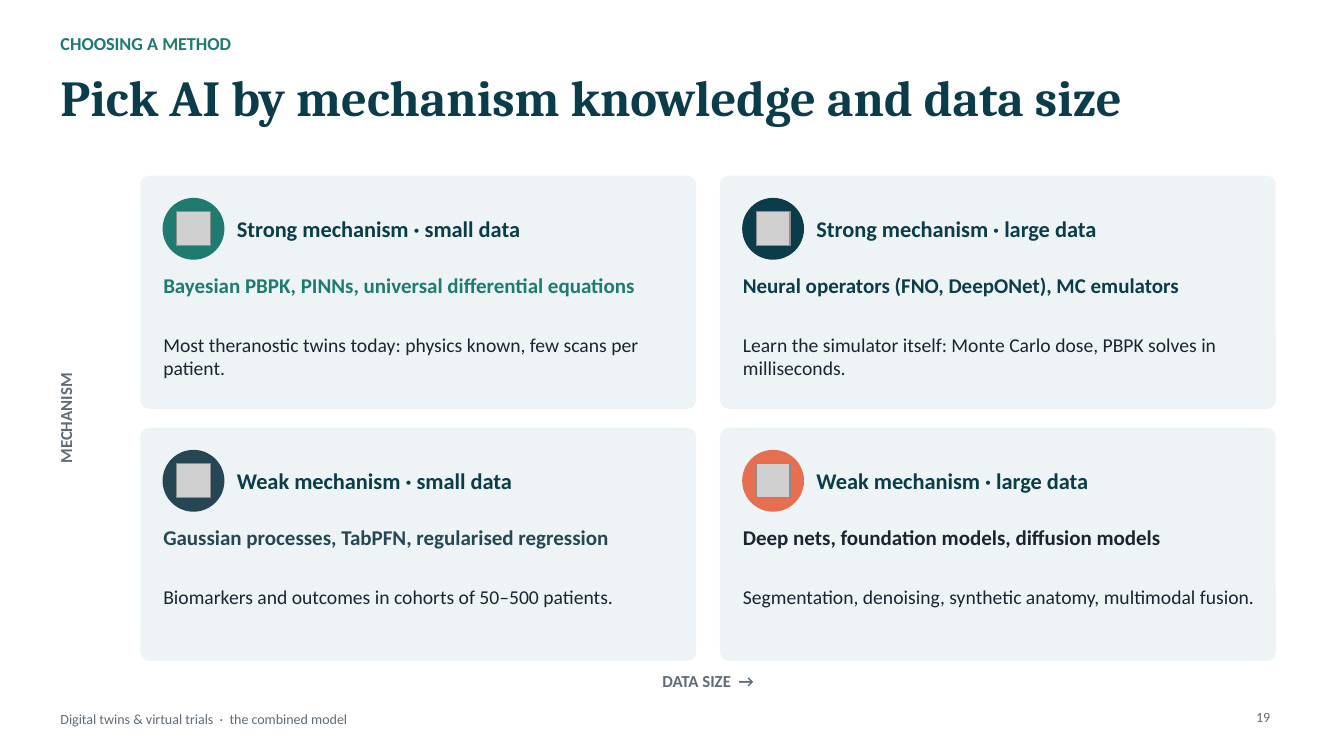
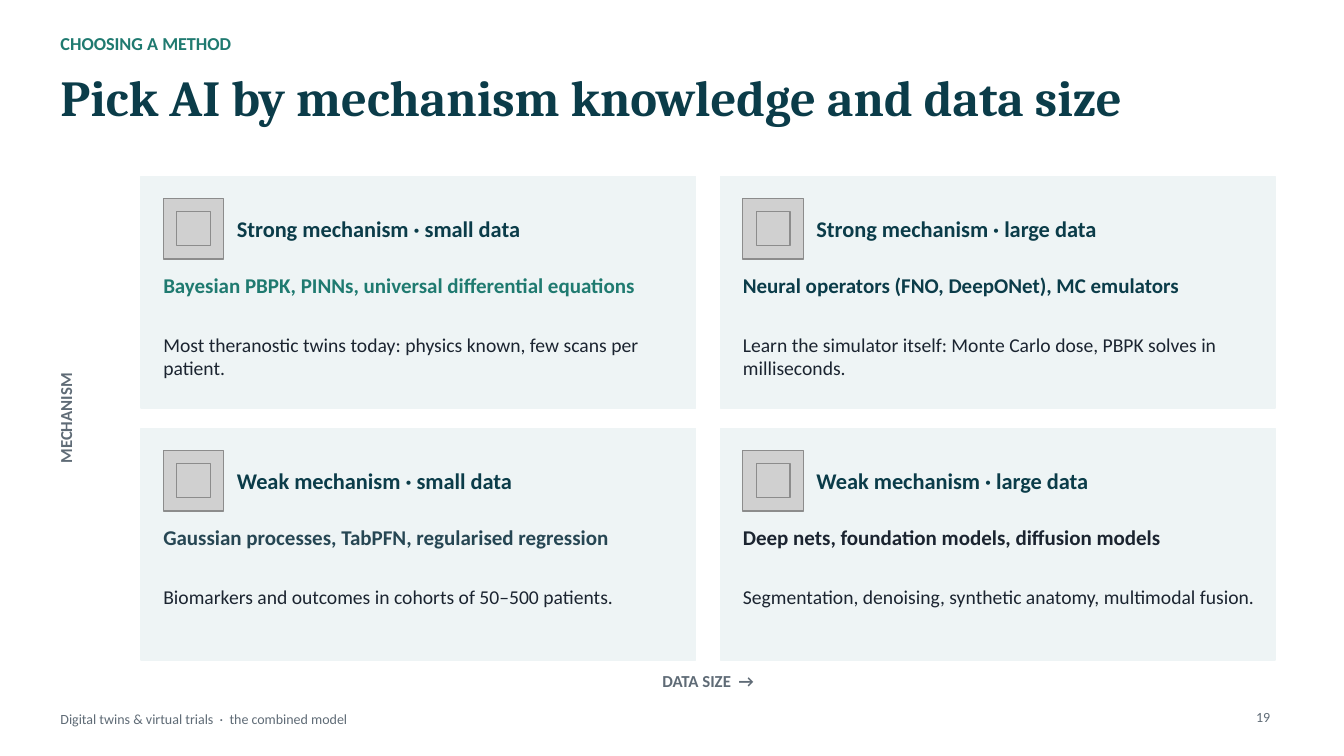
Before and after one commit to habdollahin/habdollahin, a slide deck: slide 19 of talks/DT_Combined_Model_Final.pptx. Drawn at 1344x756 pixels with LibreOffice and Linux fonts; fonts in the diff are those of the drawing; grey boxes stand for pictures. Boxes give left, top, right and bottom in pixels: in the first picture for what was removed or moved away, otherwise in the second. Text is boxed around its words. In the diff, an @@ line names an element or a change of style, - is before the commit and + after.

```diff
--- a/talks/DT_Combined_Model_Final.pptx
+++ b/talks/DT_Combined_Model_Final.pptx
@@ ellipse removed at (163,199,224,259) @@
@@ picture added at (163,199,224,259) @@
@@ ellipse removed at (743,199,804,259) @@
@@ picture added at (743,199,804,259) @@
@@ rounded rectangle to rectangle in 4 elements at (141,176,696,408), (721,176,1275,408), (141,429,696,660), (721,429,1275,660) @@
@@ ellipse removed at (163,451,224,511) @@
@@ picture added at (163,451,224,511) @@
@@ ellipse removed at (743,451,804,511) @@
@@ picture added at (743,451,804,511) @@
```
Also in this commit, not shown: 26 other slides changed, 5 other files.
